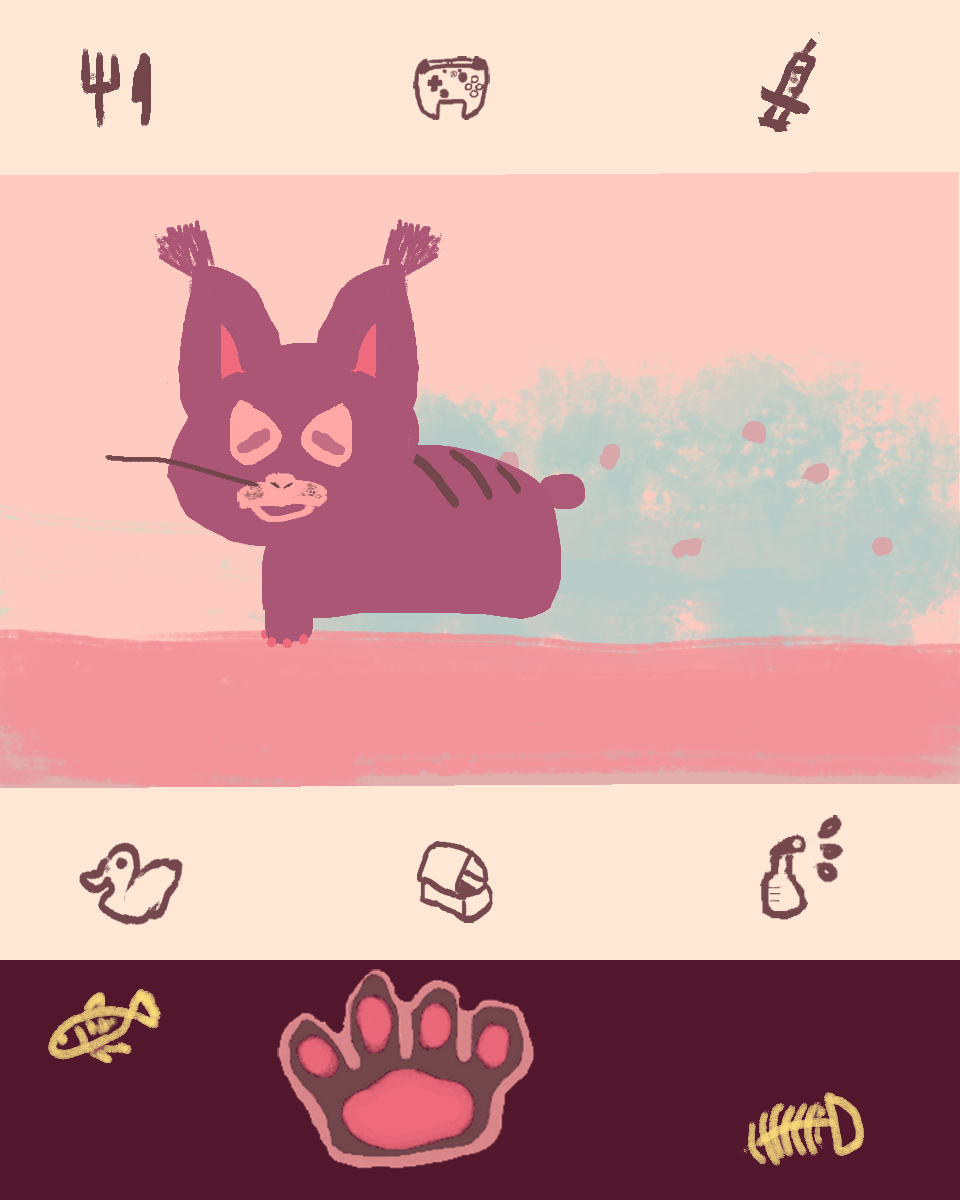
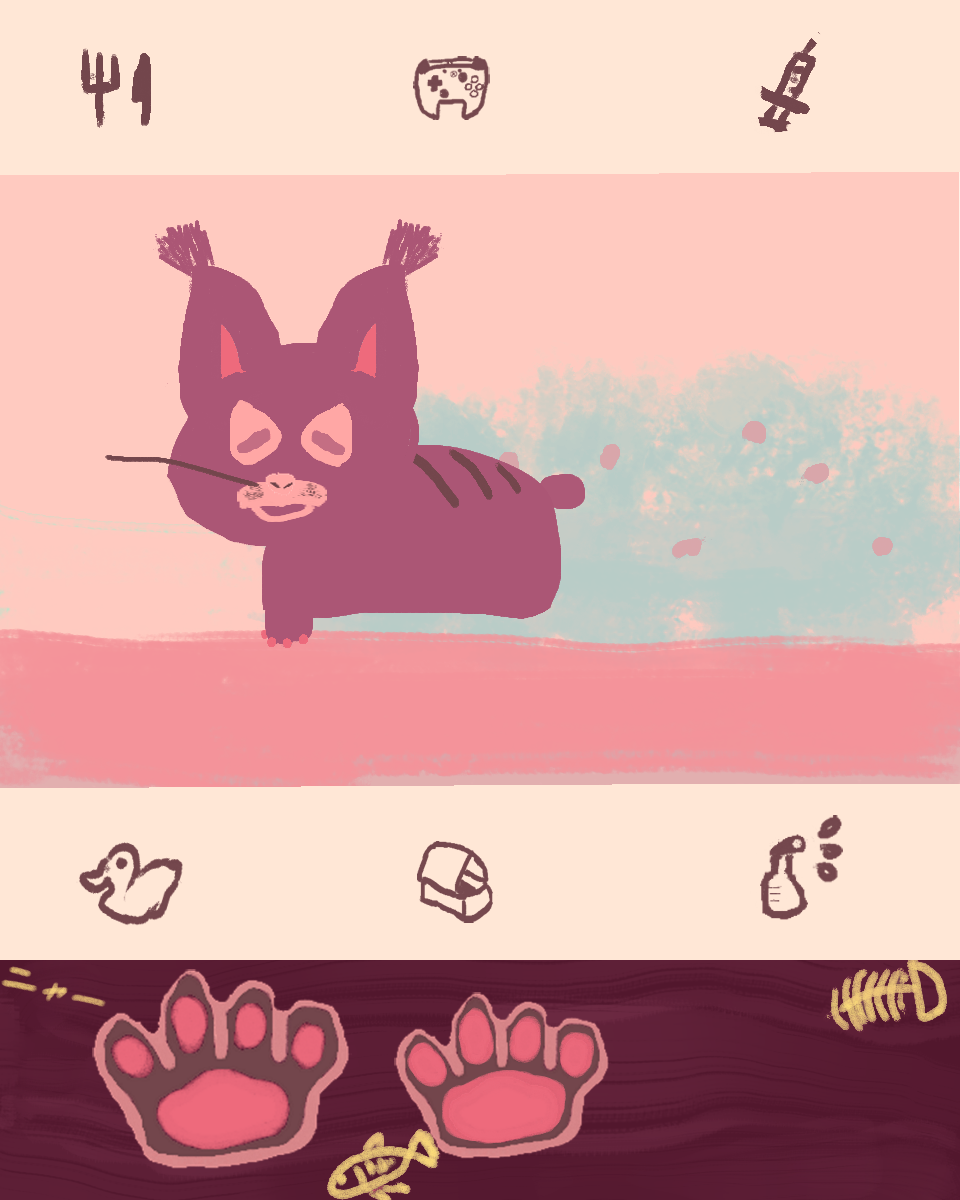
Comparing the layer stacks of the two (960, 1200) images. Changes:
painted on "CatEyeRight" over [0, 960, 960, 1022]
painted on "CatEyeLeft" over [0, 960, 960, 1020]
added layer "ButtonPressed" above "Button" over [388, 960, 644, 1192]
painted on "Button" over [68, 960, 580, 1192]
painted on "BezelBottom" over [0, 960, 960, 1200]
